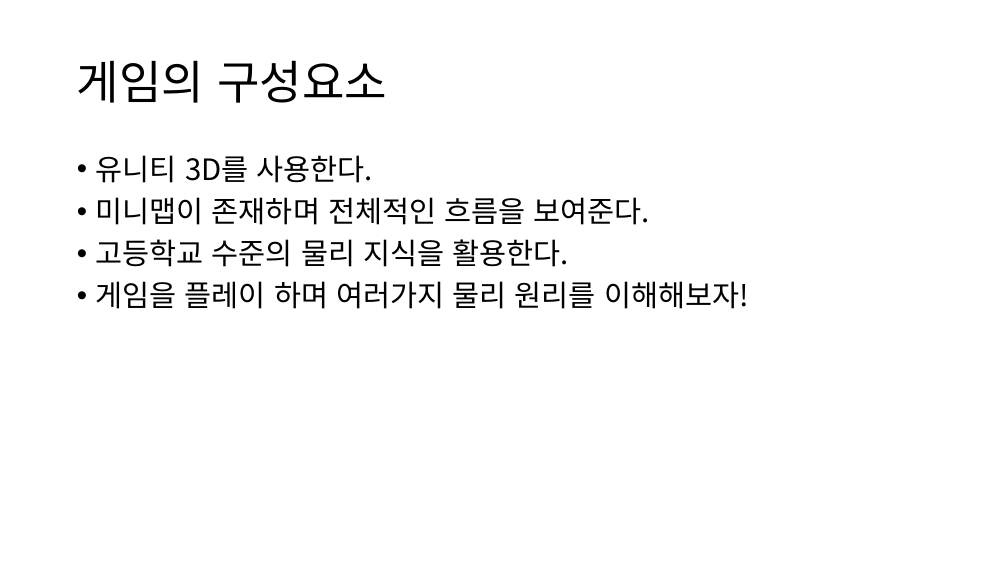
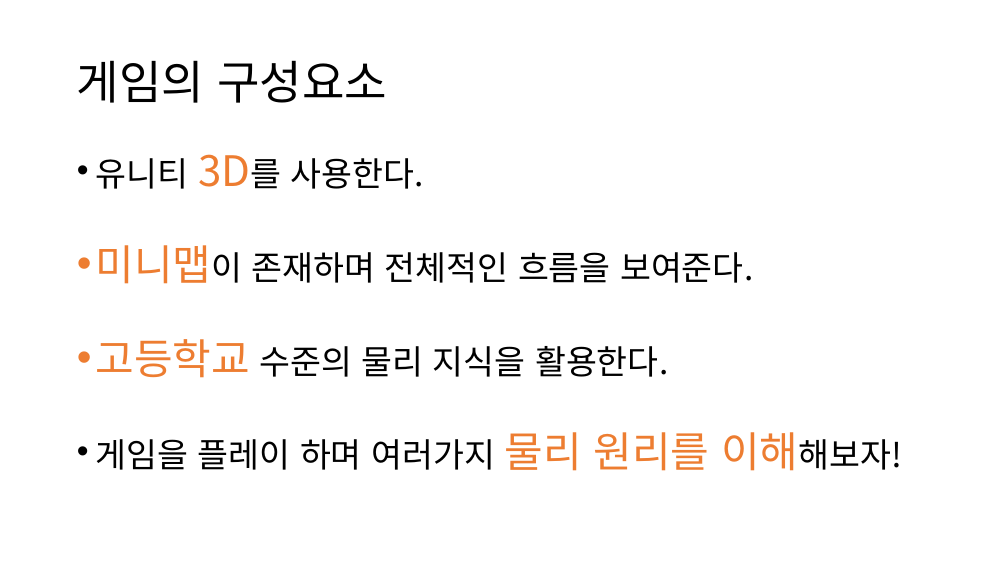
Before and after one commit to IamGroooooot/lets-go--physicist, a slide deck: slide 3 of 모바일 앱 개발 24조.pptx. Drawn at 1008x567 pixels with LibreOffice and Linux fonts; fonts in the diff are those of the drawing. Boxes give left, top, right and bottom in pixels: in the first picture for what was removed or moved away, otherwise in the second. Text is boxed around its words. In the diff, an @@ line names an element or a change of style, - is before the commit and + after.

```diff
--- a/모바일 앱 개발 24조.pptx
+++ b/모바일 앱 개발 24조.pptx
@@ text "유니티 3D를 사용한다." at <box>96,158,903,471</box>: size 28 to 32 pt in "유니티 3D를 사용한다.", "미니맵이 존재하며 전체적인 흐름을 보여준다.", "수준의 물리 지식을 활용한다.", "게임을 플레이 하며 여러가지 이해해보자!"; size 28 to 40 pt, text colour #000000 to #ED7D31 in "3D를", "미니맵이", "고등학교", "물리 원리를 이해해보자!"; line spacing 0.9 to 0.8 @@
```
Also in this commit, not shown: 4 other slides changed, 1 other file.
